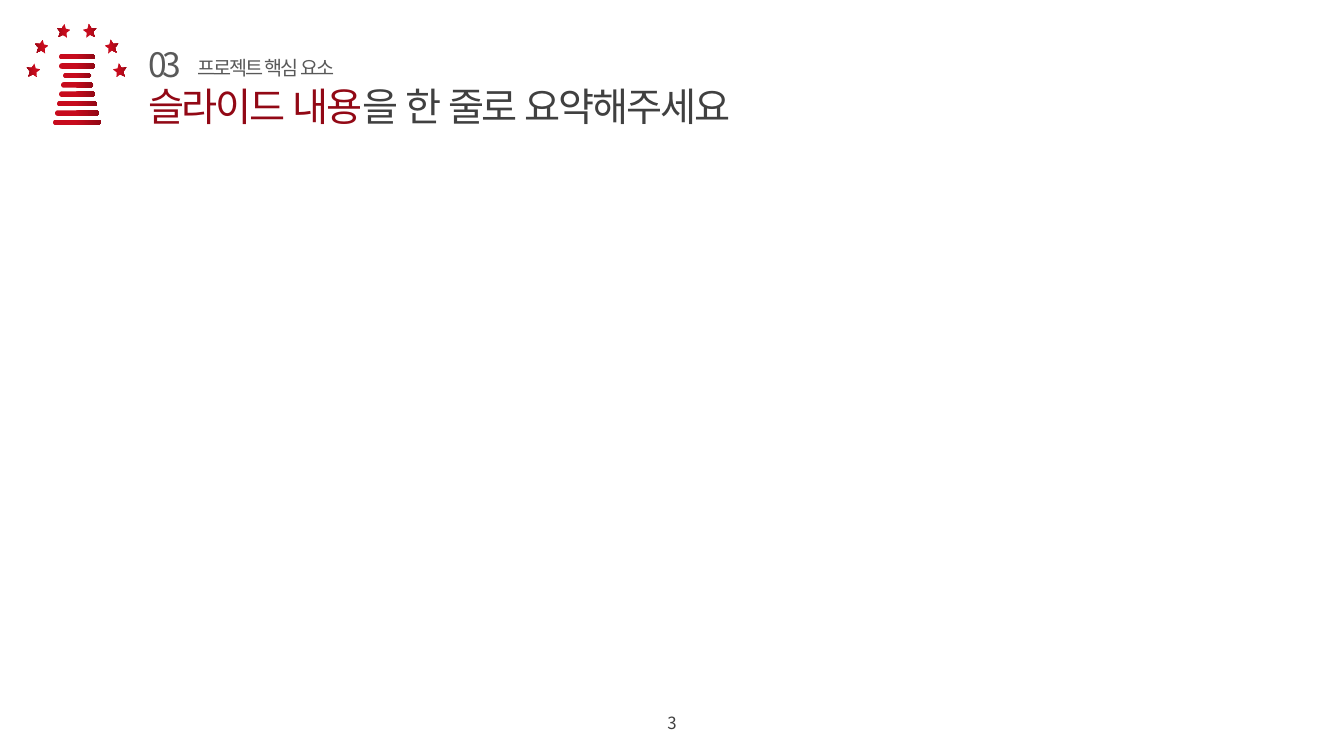
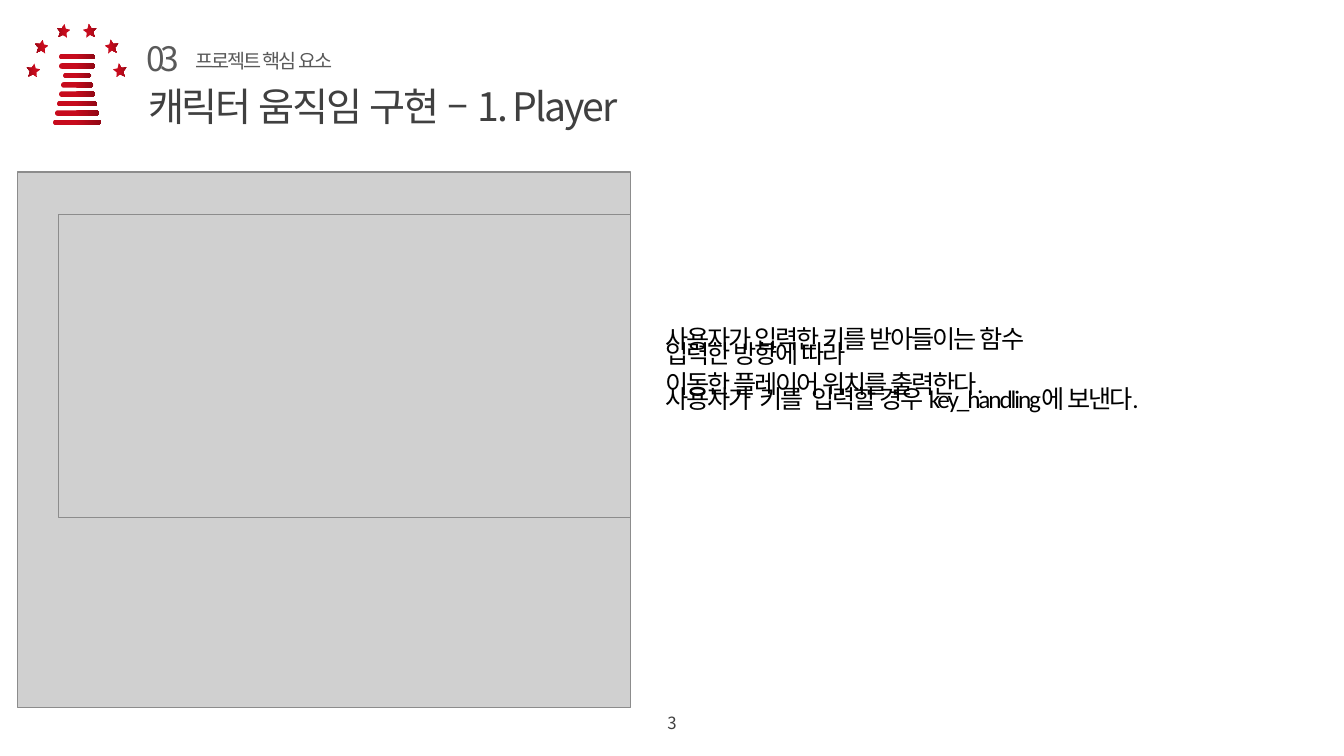
Before and after one commit to azx206/system-programing, a slide deck: slide 11 of 문서 및 동영상 자료/시스템 프로그래밍 MINT CHOCO.pptx. Drawn at 1344x756 pixels with LibreOffice and Linux fonts; fonts in the diff are those of the drawing; grey boxes stand for pictures; background and template pictures are left out. Boxes give left, top, right and bottom in pixels: in the first picture for what was removed or moved away, otherwise in the second. Text is boxed around its words. In the diff, an @@ line names an element or a change of style, - is before the commit and + after.

```diff
--- a/문서 및 동영상 자료/시스템 프로그래밍 MINT CHOCO.pptx
+++ b/문서 및 동영상 자료/시스템 프로그래밍 MINT CHOCO.pptx
@@ text "03": place and size @@
-text "03" at (148, 52, 181, 78)
+text "03" at (146, 46, 179, 72)
@@ text "프로젝트 핵심 요소": place and size @@
-text "프로젝트 핵심 요소" at (197, 59, 334, 77)
+text "프로젝트 핵심 요소" at (195, 52, 332, 70)
@@ text at (148, 88, 618, 130): text changed @@
-슬라이드 내용을 한 줄로 요약해주세요
+캐릭터 움직임 구현 – 1. Player
@@ picture added at (18, 172, 631, 709) @@
@@ picture added at (58, 215, 631, 517) @@
@@ text added at (665, 327, 1139, 413), 18 pt, text #000000 @@
+사용자가 입력한 키를 받아들이는 함수
+사용자가 키를 입력할 경우 key_handling에 보낸다.
@@ text added at (665, 337, 984, 400), 18 pt, text #000000 @@
+입력한 방향에 따라
+이동한 플레이어 위치를 출력한다.
```
Also in this commit, not shown: 4 other slides changed, 4 slides added, 1 other file.
